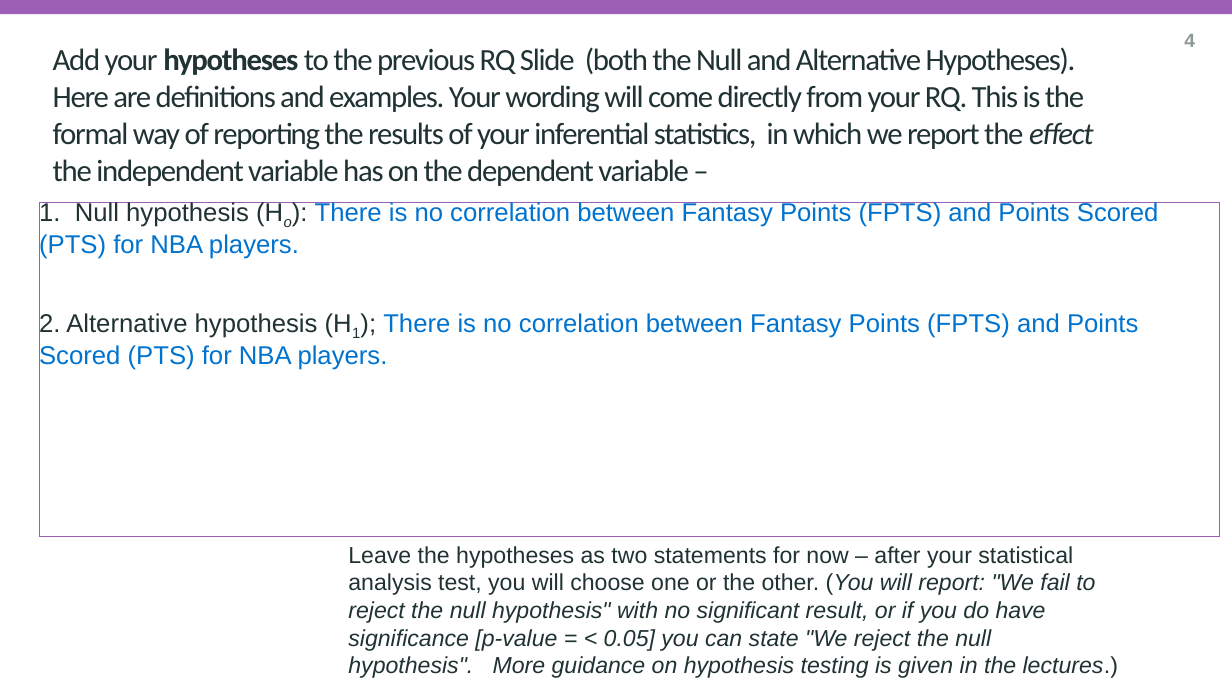
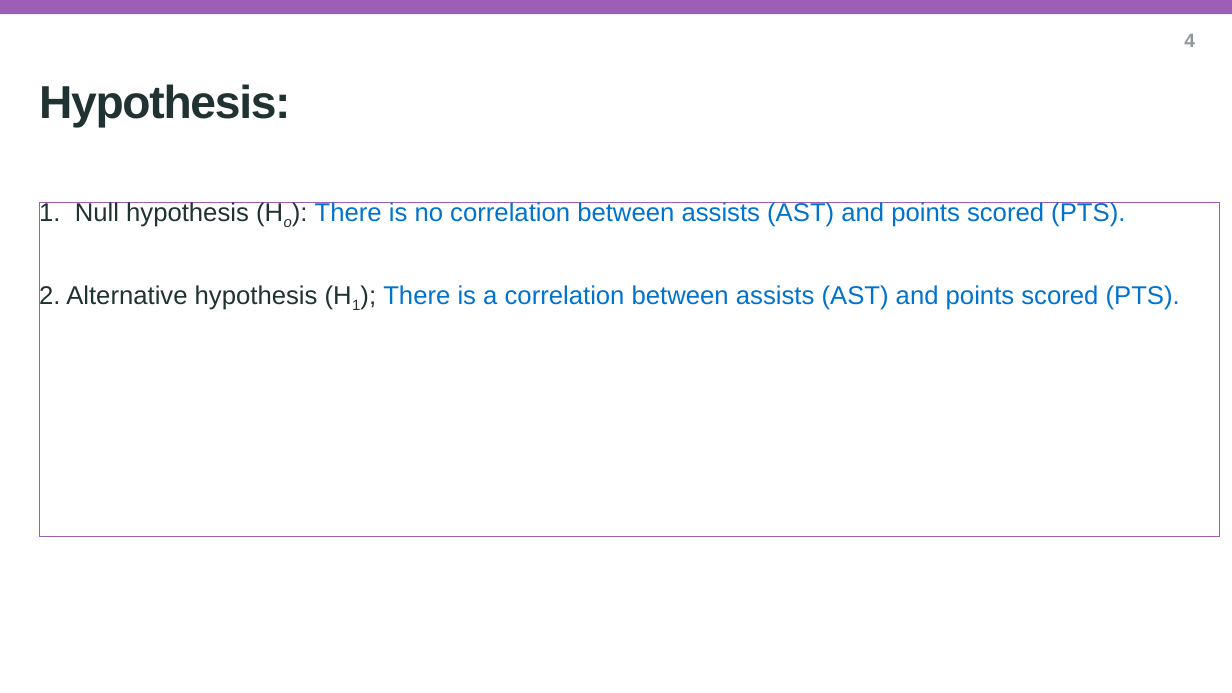
Before and after one commit to mohamaddirani/NBA_Fantasy_Research, a slide deck: slide 4 of RQ&Variables/reseach_question_presentation_template.pptx. Drawn at 1232x693 pixels with LibreOffice and Linux fonts; fonts in the diff are those of the drawing; background and template pictures are left out. Boxes give left, top, right and bottom in pixels: in the first picture for what was removed or moved away, otherwise in the second. Text is boxed around its words. In the diff, an @@ line names an element or a change of style, - is before the commit and + after.

Commit message:
editing the research questions, adding the Rcode and variable visualizatios

```diff
--- a/RQ&Variables/reseach_question_presentation_template.pptx
+++ b/RQ&Variables/reseach_question_presentation_template.pptx
@@ subtitle removed at bbox=[53, 47, 1094, 186] @@
-Add your hypotheses to the previous RQ Slide (both the Null and Alternative Hypotheses). Here are definitions and examples. Your wording will come directly from your RQ. This is the formal way of reporting the results of your inferential statistics, in which we report the effect the independent variable has on the dependent variable –
@@ subtitle added at bbox=[39, 84, 291, 127], 36 pt, text #203232, bold @@
+Hypothesis:
@@ title at bbox=[39, 202, 1180, 310]: text changed @@
-1. Null hypothesis (Ho): There is no correlation between Fantasy Points (FPTS) and Points Scored (PTS) for NBA players.
-2. Alternative hypothesis (H1); There is no correlation between Fantasy Points (FPTS) and Points Scored (PTS) for NBA players.
+1. Null hypothesis (Ho): There is no correlation between assists (AST) and points scored (PTS).
+2. Alternative hypothesis (H1); There is a correlation between assists (AST) and points scored (PTS).
@@ text removed at bbox=[348, 546, 1118, 678] @@
-Leave the hypotheses as two statements for now – after your statistical analysis test, you will choose one or the other. (You will report: "We fail to reject the null hypothesis" with no significant result, or if you do have significance [p-value = < 0.05] you can state "We reject the null hypothesis". More guidance on hypothesis testing is given in the lectures.)
```
Also in this commit, not shown: 3 other slides changed, 6 other files.
